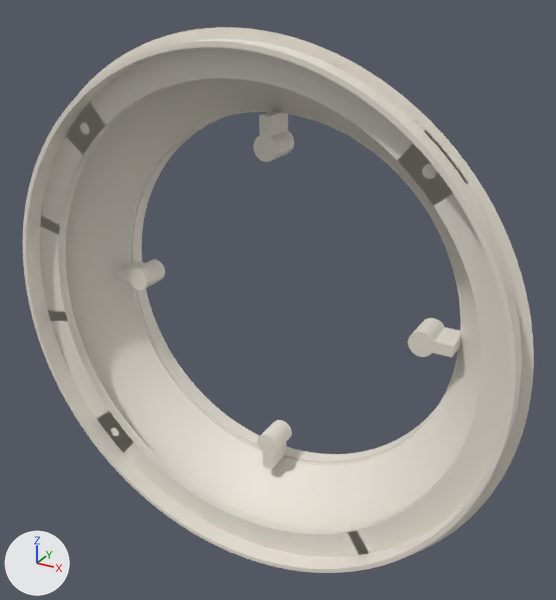
An edit to the glTF model exports/plate-2b-shoulder.glb, drawn before and after from the same camera.
Before and after are seen from a 50 mm camera at (189.8, -194.8, 180.5) aimed at (89.7, -12.9, 89.6). Lighting does not change. The marker at lower left points along +X, +Y and +Z. The first picture is the older version. Vertices at exactly the same position are counted once.

The older version as bpy lines, for what is in view:
```python
me_shoulder = bpy.data.meshes.new('shoulder')
me_shoulder.from_pydata(...)  # 11584 vertices, 23974 faces; spans x 6.0..166.0, y -33.0..0.0, z 6.0..166.0
me_shoulder.materials.append(mat_shoulder_mat)  # white #ede7dc
ob_shoulder = bpy.data.objects.new('shoulder', me_shoulder)
ob_shoulder.location = (0.0, 0.0, 0.0)
```
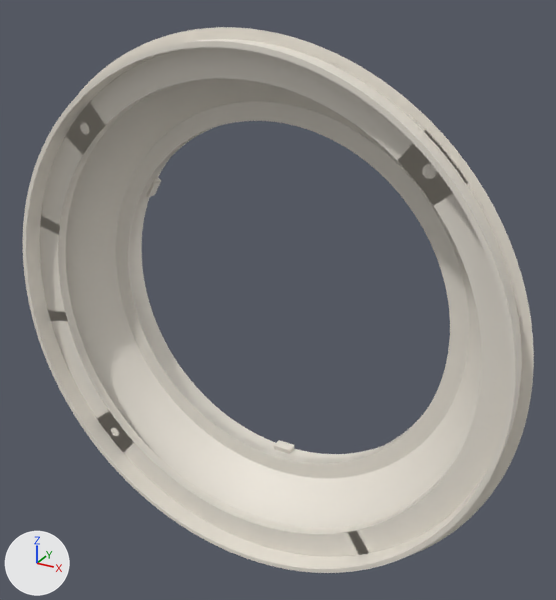
Pixel boxes (x1, y1, x2, y2) of what changed, in the pictures (556 x 600 px):
part 1 of me_shoulder, added
    after: (133, 127, 410, 460)
part 2 of me_shoulder, added
    after: (132, 129, 420, 461)
part 3 of me_shoulder, added
    after: (131, 131, 421, 461)
part 4 of me_shoulder, added
    after: (131, 128, 425, 462)
part 5 of me_shoulder, added
    after: (130, 130, 416, 463)
part 6 of me_shoulder, added
    after: (274, 440, 294, 454)
part 7 of me_shoulder, added
    after: (129, 129, 422, 463)
part 8 of me_shoulder, added
    after: (116, 101, 469, 478)
part 9 of me_shoulder, cut back
    before: (116, 111, 461, 469)
    after: (134, 130, 419, 459)

The edits, one by one:
me_shoulder is used by ob_shoulder; location (0.0, 0.0, 0.0).
me_shoulder had 11584 vertices, 23974 faces and spanned x 6.0..166.0, y -33.0..0.0, z 6.0..166.0.
me_shoulder now has 14232 vertices, 29274 faces and spans x 6.0..166.0, y -33.0..0.0, z 6.0..166.0.
me_shoulder part 1: the loose piece of 512 vertices spanning x 27.0..145.0, y -5.0..0.0, z 27.0..145.0 is copied, and the copy is scaled about its middle by (0.971, 0.125, 0.971), then moved by (0.0, -4.0, 0.0); it spans x 28.0..144.0, y -7.0, z 28.0..144.0.
me_shoulder part 2: the loose piece of 512 vertices spanning x 27.0..145.0, y -5.0..0.0, z 27.0..145.0 is copied, and the copy is scaled about its middle by (0.974, 0.125, 0.974), then moved by (0.0, -5.0, 0.0); it spans x 28.0..144.0, y -8.0..-7.0, z 28.0..144.0.
me_shoulder part 3: the loose piece of 512 vertices spanning x 27.0..145.0, y -5.0..0.0, z 27.0..145.0 is copied, and the copy is scaled about its middle by (0.978, 0.125, 0.978), then moved by (0.0, -5.0, 0.0); it spans x 28.0..144.0, y -8.0..-7.0, z 28.0..144.0.
me_shoulder part 4: the loose piece of 512 vertices spanning x 27.0..145.0, y -5.0..0.0, z 27.0..145.0 is copied, and the copy is scaled about its middle by (0.981, 0.125, 0.981), then moved by (0.0, -6.0, 0.0); it spans x 27.0..145.0, y -8.0, z 27.0..145.0.
me_shoulder part 5: the loose piece of 512 vertices spanning x 27.0..145.0, y -5.0..0.0, z 27.0..145.0 is copied, and the copy is scaled about its middle by (0.985, 0.125, 0.985), then moved by (0.0, -6.0, 0.0); it spans x 27.0..145.0, y -9.0..-8.0, z 27.0..145.0.
me_shoulder part 6: a new loose piece, a box spanning x 83.0..89.0, y -3.6..0.0, z 28.6..31.0, in mat_shoulder_mat (white #ede7dc).
me_shoulder part 7: a new loose piece of 512 vertices spanning x 26.0..146.0, y -9.0, z 26.0..146.0, in mat_shoulder_mat (white #ede7dc).
me_shoulder part 8: a new loose piece of 512 vertices spanning x 26.0..146.0, y -10.0..-9.0, z 26.0..146.0, in mat_shoulder_mat (white #ede7dc).
me_shoulder part 9: 1464 vertices removed from x 29.0..143.0, y -13.0..-3.0, z 29.0..143.0; 520 vertices added at x 29.0..143.0, y -7.0..0.0, z 29.0..143.0.
